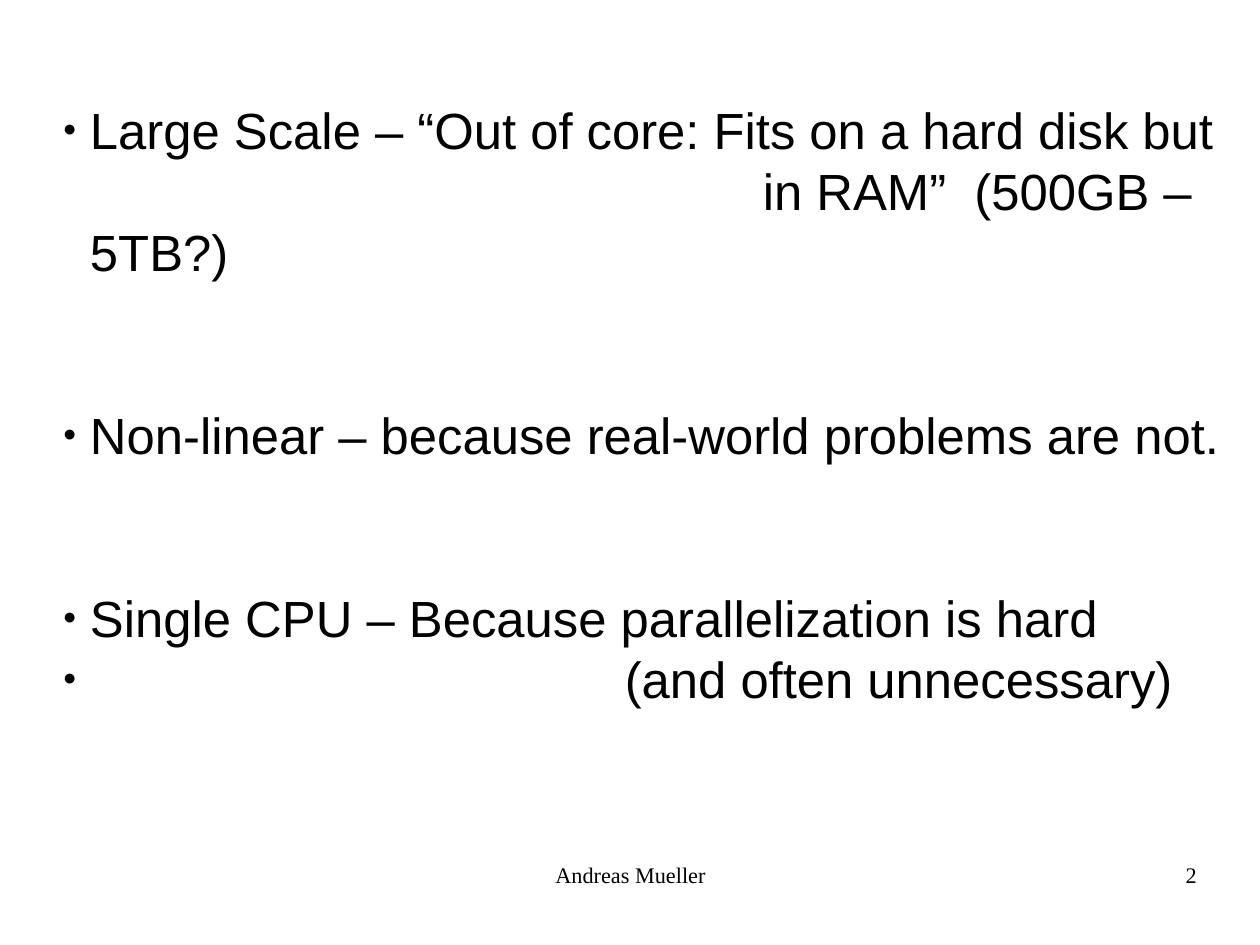
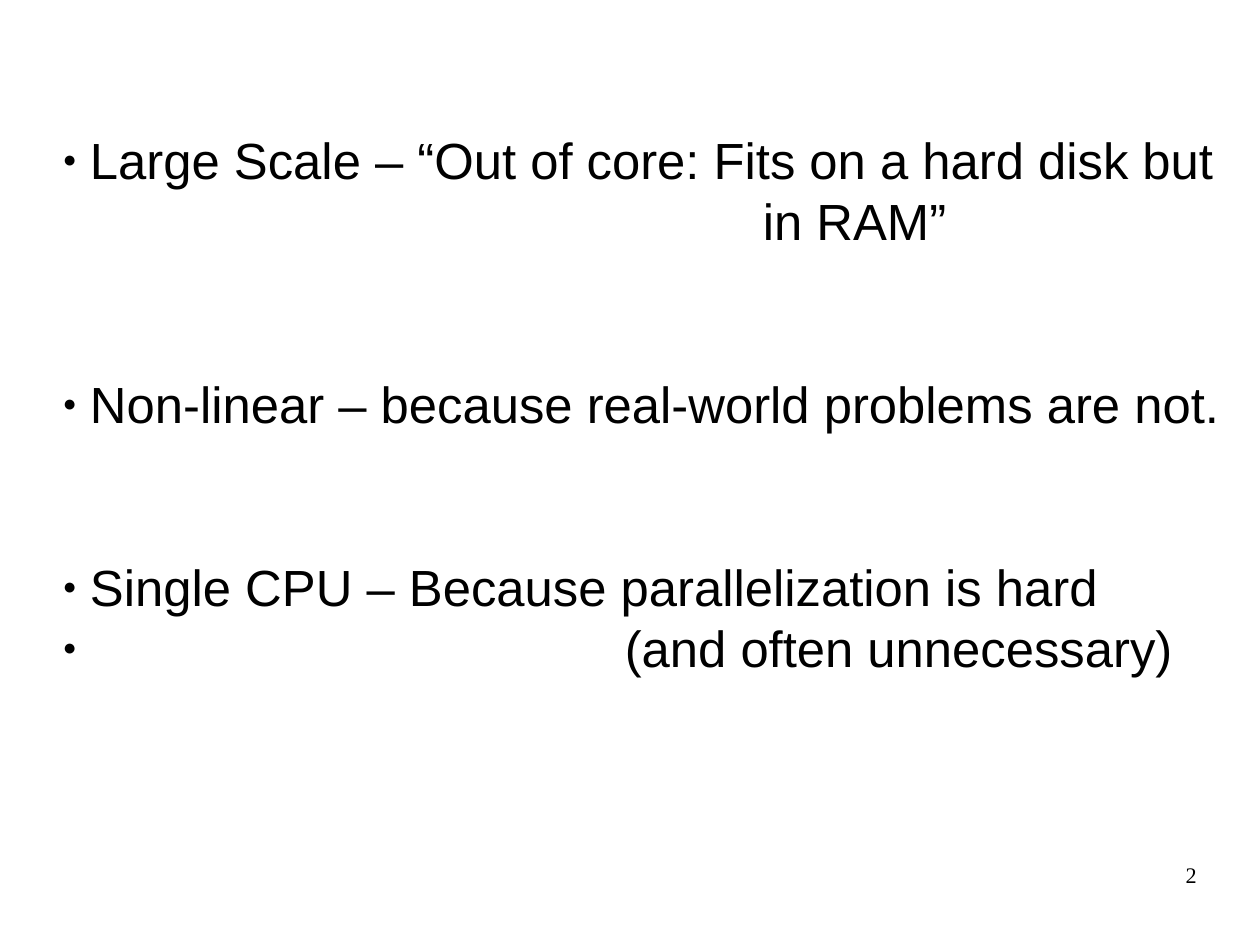
Before and after one commit to amueller/talks_odt, a slide deck: slide 2 of large-scale-non-linear-learning-pygotham-2015.odp. Drawn at 1260x945 pixels with LibreOffice and Linux fonts; fonts in the diff are those of the drawing. Boxes give left, top, right and bottom in pixels: in the first picture for what was removed or moved away, otherwise in the second. Text is boxed around its words. In the diff, an @@ line names an element or a change of style, - is before the commit and + after.

Commit message:
minor updates to large scale non-linear learning

```diff
--- a/large-scale-non-linear-learning-pygotham-2015.odp
+++ b/large-scale-non-linear-learning-pygotham-2015.odp
@@ subtitle at (90, 142, 1213, 240): text changed @@
-● Large Scale – “Out of core: Fits on a hard disk but in RAM” (500GB – 5TB?)
+● Large Scale – “Out of core: Fits on a hard disk but in RAM”
@@ text removed at (555, 867, 705, 884) @@
-Andreas Mueller
```
Also in this commit, not shown: 5 other slides changed, 5 slides added, 4 slides removed.
